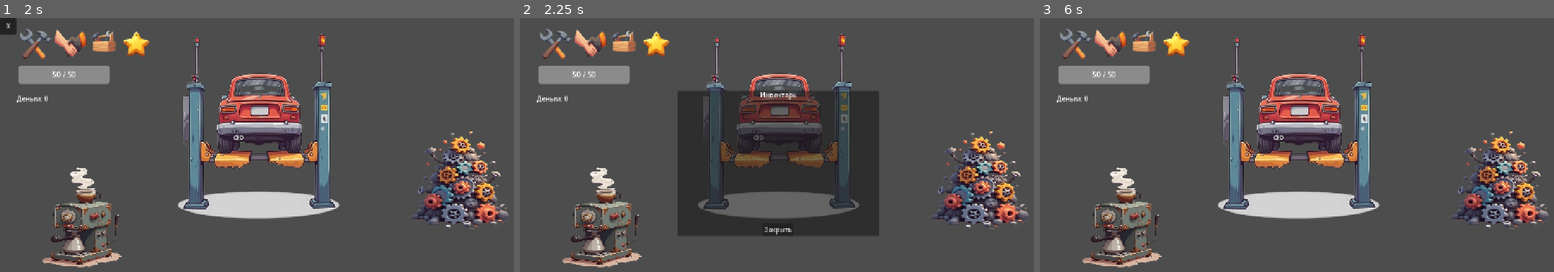
Above: before the commit, frames 1-3 (left to right).
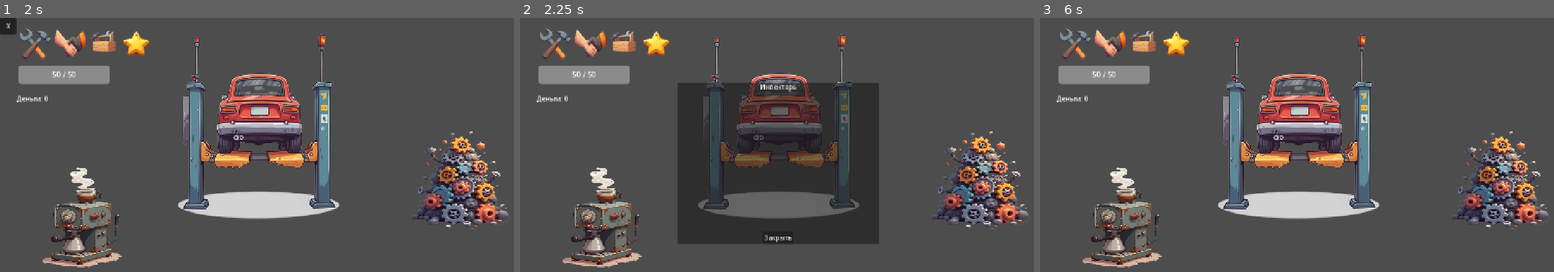
Above: after the commit, the same moments.

Repository: Tulekovich/Garage
Game: Godot game, scene res://scenes/world/main_world.tscn
Two runs of this game, one before a commit and one after it. Both use one fixed random seed, a clock stepped at 60 frames per second and the inputs below.
Inputs (mouse positions are in pixels of both pictures, inside the frame that each line leads up to):
- Up to frame 1 (2 s): click (35, 43) at 0.5 s; click (71, 43) at 1.25 s
- Up to frame 2 (2.25 s): click (622, 43) at 2 s
- Up to frame 3 (6 s): click (1173, 43) at 2.75 s; click (1075, 43) at 3.5 s; click (1111, 43) at 4.25 s; click (1142, 43) at 5 s; click "Закрыть" at 5.75 s

Frame 1 is identical in both runs. In frame 2, 2.3% of the frame differs, in the area x 30-70%, y 25-89%; in frame 3, nothing differs.

Commit message:
chore(auto-sync): Synchronize local changes

Diff:
--- a/scenes/ui/components/inventory_slot.tscn
+++ b/scenes/ui/components/inventory_slot.tscn
@@ -1,31 +1,41 @@
-[gd_scene format=3 uid="uid://dv8u48k4xiou4"]
+[gd_scene load_steps=2 format=3 uid="uid://dcw784kge5i7c"]
+
+[sub_resource type="StyleBoxFlat" id="StyleBoxFlat_0u8de"]
+bg_color = Color(0.141176, 0.141176, 0.172549, 0.588235)
+corner_radius_top_left = 5
+corner_radius_top_right = 5
+corner_radius_bottom_right = 5
+corner_radius_bottom_left = 5
 
 [node name="InventorySlot" type="PanelContainer"]
-custom_minimum_size = Vector2(400, 64)
-offset_right = 40.0
-offset_bottom = 40.0
+custom_minimum_size = Vector2(0, 74)
+theme_override_styles/panel = SubResource("StyleBoxFlat_0u8de")
 
 [node name="HBoxContainer" type="HBoxContainer" parent="."]
 layout_mode = 2
+theme_override_constants/separation = 10
 
 [node name="Icon" type="TextureRect" parent="HBoxContainer"]
+layout_mode = 2
 custom_minimum_size = Vector2(64, 64)
-layout_mode = 2
+expand_mode = 1
+stretch_mode = 5
 
 [node name="InfoVBox" type="VBoxContainer" parent="HBoxContainer"]
 layout_mode = 2
 size_flags_horizontal = 3
+alignment = 1
 
 [node name="NameLabel" type="Label" parent="HBoxContainer/InfoVBox"]
 layout_mode = 2
+text = "Название предмета"
 
 [node name="AmountLabel" type="Label" parent="HBoxContainer/InfoVBox"]
 layout_mode = 2
+text = "x 99"
+theme_override_colors/font_color = Color(0.67451, 0.67451, 0.67451, 1)
 
-[node name="ActionVBox" type="VBoxContainer" parent="HBoxContainer"]
-custom_minimum_size = Vector2(80, 0)
+[node name="SellButton" type="Button" parent="HBoxContainer"]
 layout_mode = 2
-
-[node name="SellButton" type="Button" parent="HBoxContainer/ActionVBox"]
-layout_mode = 2
+size_flags_vertical = 4
 text = "Продать"
--- a/scenes/ui/inventory_ui.tscn
+++ b/scenes/ui/inventory_ui.tscn
@@ -10,9 +10,9 @@
 anchor_right = 0.5
 anchor_bottom = 0.5
 offset_left = -250.0
-offset_top = -180.0
+offset_top = -200.0
 offset_right = 250.0
-offset_bottom = 180.0
+offset_bottom = 200.0
 grow_horizontal = 2
 grow_vertical = 2
 script = ExtResource("1_4qf0v")
@@ -20,11 +20,15 @@
 
 [node name="VBoxContainer" type="VBoxContainer" parent="."]
 layout_mode = 2
+theme_override_constants/separation = 10
 
 [node name="TitleLabel" type="Label" parent="VBoxContainer"]
 layout_mode = 2
 text = "Инвентарь"
 horizontal_alignment = 1
+
+[node name="HSeparator" type="HSeparator" parent="VBoxContainer"]
+layout_mode = 2
 
 [node name="ScrollContainer" type="ScrollContainer" parent="VBoxContainer"]
 layout_mode = 2
--- a/scripts/ui/inventory_ui.gd
+++ b/scripts/ui/inventory_ui.gd
@@ -1,5 +1,5 @@
 # res://scripts/ui/inventory_ui.gd
-# Версия 5.0: Автоматически сгенерированная, идеальная.
+# Версия 14.0: Автоматически сгенерированная, финальная.
 extends PanelContainer
 
 signal sell_button_pressed(resource_id: String)
@@ -33,13 +33,14 @@
 	var resource_data = GameManager.resource_database.get(id)
 	if not resource_data: return
 	var slot = inventory_slot_scene.instantiate()
-	var name_and_count_label: Label = slot.get_node("HBoxContainer/NameAndCount")
 	var icon: TextureRect = slot.get_node("HBoxContainer/Icon")
+	var name_label: Label = slot.get_node("HBoxContainer/InfoVBox/NameLabel")
+	var amount_label: Label = slot.get_node("HBoxContainer/InfoVBox/AmountLabel")
 	var sell_button: Button = slot.get_node("HBoxContainer/SellButton")
-	name_and_count_label.text = "%s (x%d)" % [resource_data.display_name, amount]
+	name_label.text = resource_data.display_name
+	amount_label.text = "x %d" % amount
 	if resource_data.texture:
 		icon.texture = resource_data.texture
-		icon.custom_minimum_size = icon.texture.get_size()
 	if is_material:
 		sell_button.show()
 		sell_button.pressed.connect(func(): emit_signal("sell_button_pressed", id))
Not shown: 1 places in scenes/ui/inventory_ui.tscn that only renumber resources
Not shown, changed: FIX_EVERYTHING.py
